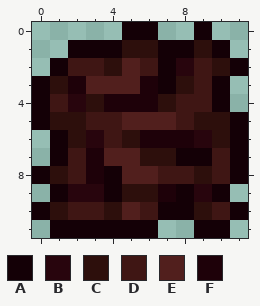
Two states of a pixel-art sprite, Content/Tiles/SpookyHell/LivingFleshWallItem.png. The picture above is the old version.
The file is 24x24 pixels, drawn in blocks of 2x2; one block is one cell here. Colours within 5 levels of each other are drawn and written as one.
Palette (. is transparent): A #140006  B #28050d  C #2d0f0c  D #3f1614  E #511f1d  F #1e0109
New version:
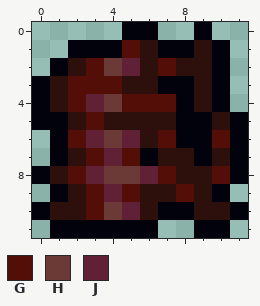
Colours new in this view: G #530e07  H #6b3a36  J #602137
Changes in this commit:
Colour A changes from #140006 to #02020d.
Colour A replaces colour B in row 6 at x 9.
Colour A replaces colour C in row 2 at x 10; in row 3 at x 8; in row 5 at x 1 and 9; in row 7 at x 6.
Colour A replaces colour D in rows 4 to 5 at x 8.
Colour A replaces colour F in row 6 at x 8.
Colour C replaces colour A in row 7 at x 8.
Colour C replaces colour B in row 2 at x 8; in row 9 at x 2 and 9.
Colour C replaces colour D in row 2 at x 2, 6 and 9; in row 3 at x 9; in row 4 at x 1 and 9; in row 5 at x 4; in row 7 at x 2 and 10; in row 8 at x 8.
Colour C replaces colour D in row 10 at x 2, 6 and 10.
Colour C replaces colour E in row 3 at x 5; in row 5 at x 5 to 7.
Colour C replaces colour F in row 3 at x 6; in row 6 at x 6; in row 9 at x 7.
Colour G replaces colour A in row 2 at x 7; in row 9 at x 8.
Colour G replaces colour B in row 4 at x 2; in row 9 at x 3.
Colour G replaces colour C in row 1 at x 5; in row 4 at x 7; in row 6 at x 2 and 10; in row 9 at x 5.
Colour G replaces colour D in row 2 at x 3; in row 5 at x 3; in row 8 at x 2, 7 and 10; in row 10 at x 3.
Colour G replaces colour E in row 3 at x 3 to 4; in row 7 at x 5.
Colour G replaces colour F in row 3 at x 2; in row 4 at x 5 to 6; in row 6 at x 7; in row 7 at x 3.
Colour H replaces colour A in row 8 at x 4.
Colour H replaces colour C in row 2 at x 4; in row 10 at x 4.
Colour H replaces colour D in row 6 at x 4.
Colour H replaces colour E in row 8 at x 5.
Colour H replaces colour F in row 4 at x 4.
Colour J replaces colour A in row 9 at x 4.
Colour J replaces colour B in row 6 at x 3.
Colour J replaces colour C in row 4 at x 3; in row 6 at x 5.
Colour J replaces colour E in row 2 at x 5; in row 7 at x 4; in row 8 at x 6; in row 10 at x 5.
Colour J replaces colour F in row 8 at x 3.
The author cleared colour A in row 2 at x 11.
